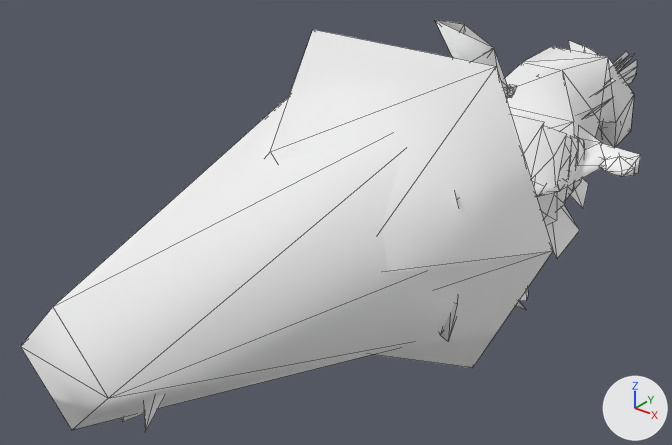
Renders of the glTF model docs/models/weapons/w06/111.glb from each side of a commit.
Rendered twice from a 50 mm camera at (0.87, -1.606, 0.565) aimed at (-0.145, -0.337, -0.222). Arrows for +X, +Y and +Z are at lower right; the lights stay in place. The picture after the commit comes second. Mesh edges are drawn as thin lines. Vertices at exactly the same position are counted once.

Objects in the first picture: 'Group[0]', 'Group[100]', 'Group[1]', 'Group[2]'.
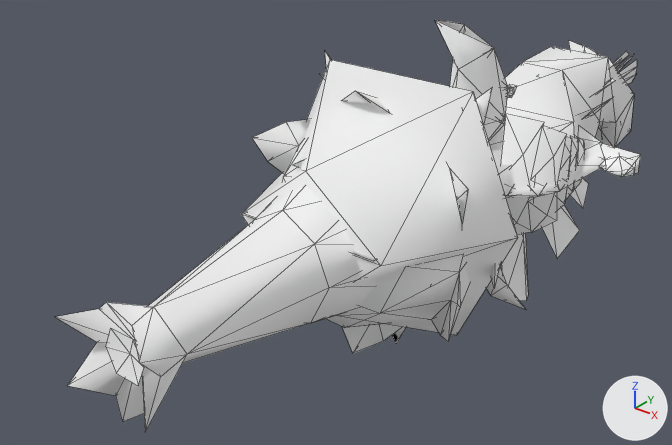
What differs and where, as boxes [x1, y1, x2, y2] in the pictures (672 x 445 px):
'Group[1]', reshaped
    before: [20, 95, 525, 432]
    after: [55, 51, 525, 432]
'Group[2]', reshaped
    before: [265, 29, 553, 368]
    after: [252, 74, 499, 353]
part 1 of me_group_1, deleted
    before: [20, 95, 440, 430]
part 2 of me_group_2, deleted
    before: [265, 29, 553, 368]
'Group[100]', unchanged, uncovered by the edit
    before: [435, 20, 641, 190]
    after: [241, 20, 641, 335]

The change in detail:
me_group_1 is used by ob_group_1; location (0.0, 0.0, 0.0).
me_group_1 had 150 vertices, 258 faces and spanned x -0.267..0.267, y -1.064..-0.229, z -0.444..0.113.
me_group_1 now has 140 vertices, 246 faces and spans x -0.267..0.267, y -1.011..-0.229, z -0.444..0.113.
me_group_1 part 1: the loose piece of 10 vertices spanning x -0.25..0.24, y -1.064..-0.352, z -0.354..0.104 is deleted.
me_group_2 is used by ob_group_2; location (0.0, 0.0, 0.0).
me_group_2 had 146 vertices, 249 faces and spanned x -0.313..0.313, y -0.671..-0.132, z -0.409..0.153.
me_group_2 now has 135 vertices, 231 faces and spans x -0.239..0.239, y -0.622..-0.217, z -0.395..0.105.
me_group_2 part 2: the loose piece of 11 vertices spanning x -0.313..0.313, y -0.671..-0.132, z -0.409..0.153 is deleted.
